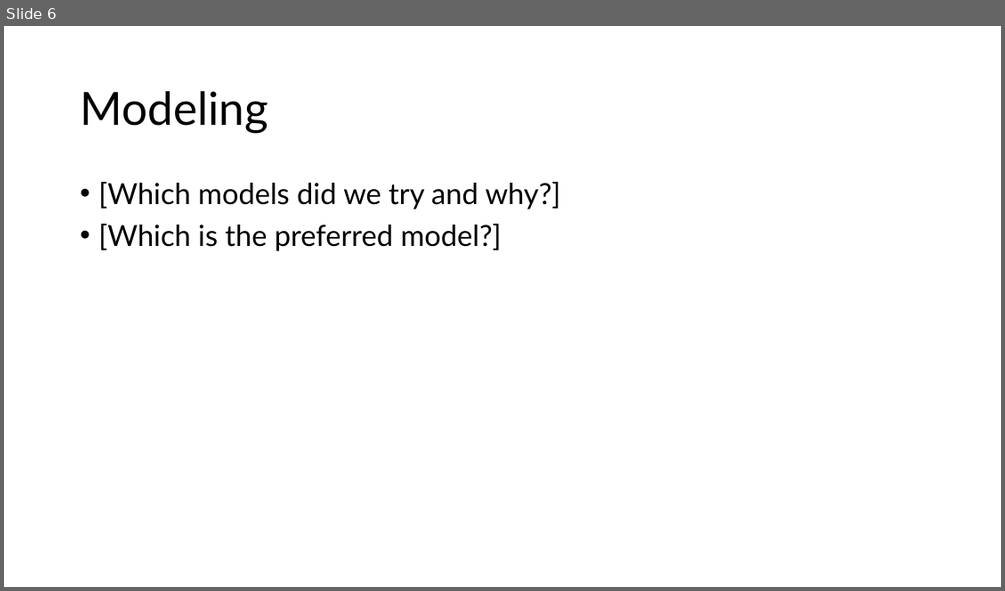
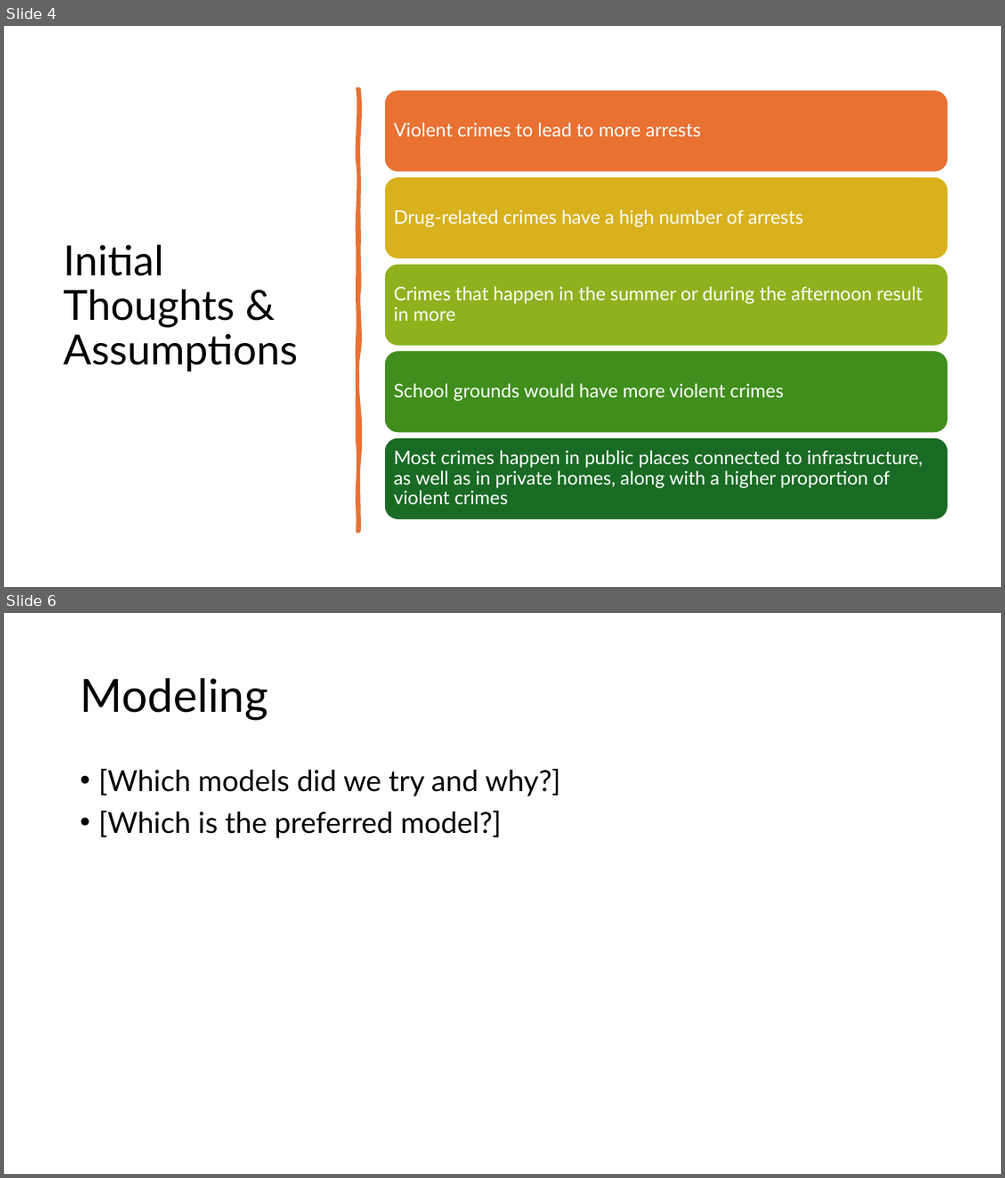
Before and after one commit to tkoche3/ISDS7075, a slide deck: ISDS 7075 Final Presentation.pptx. Shown one above the other, each under a label of ours: slide 6 before the commit, slides 4 and 6 after it; the slides between them are not shown. The pictures are 1005x591 and 1005x1178 pixels, drawn with LibreOffice and Linux fonts; fonts in the diff are those of the drawing. Boxes give left, top, right and bottom in pixels: in the first picture for what was removed or moved away, otherwise in the second. Text is boxed around its words. In the diff, an @@ line names an element or a change of style, - is before the commit and + after.

```diff
--- a/ISDS 7075 Final Presentation.pptx
+++ b/ISDS 7075 Final Presentation.pptx
@@ slide 4 added at box(4, 26, 1001, 587), background #FFFFFF @@
@@ freeform shape added at box(357, 89, 359, 532), fill #E97132, outline #E97132 3.25 pt @@
@@ title added at box(64, 244, 298, 371), 40 pt, text #000000 @@
+Initial Thoughts & Assumptions
@@ group added at box(384, 89, 948, 520): 5 rounded rectangles, 5 texts @@
+Violent crimes to lead to more arrests
+Drug-related crimes have a high number of arrests
+Crimes that happen in the summer or during the afternoon result in more
+School grounds would have more violent crimes
+Most crimes happen in public places connected to infrastructure, as well as in private homes, along with a higher proportion of violent crimes
```
Also in this commit, not shown: 1 slide changed, 3 other slides added, 4 slides removed.
